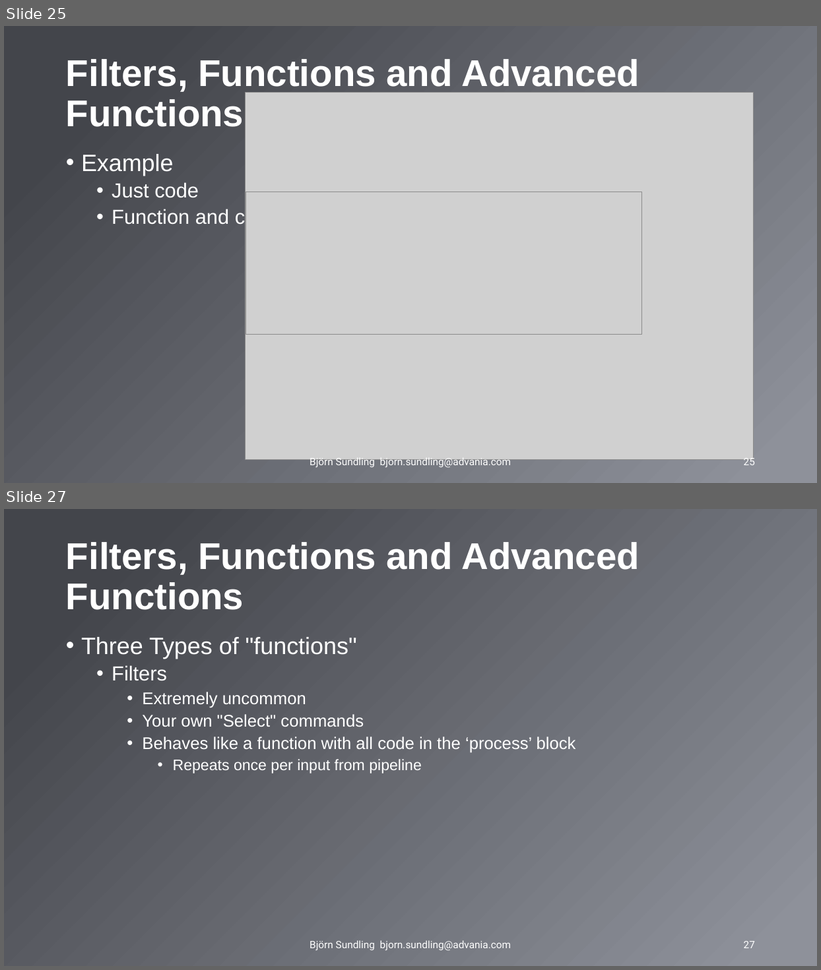
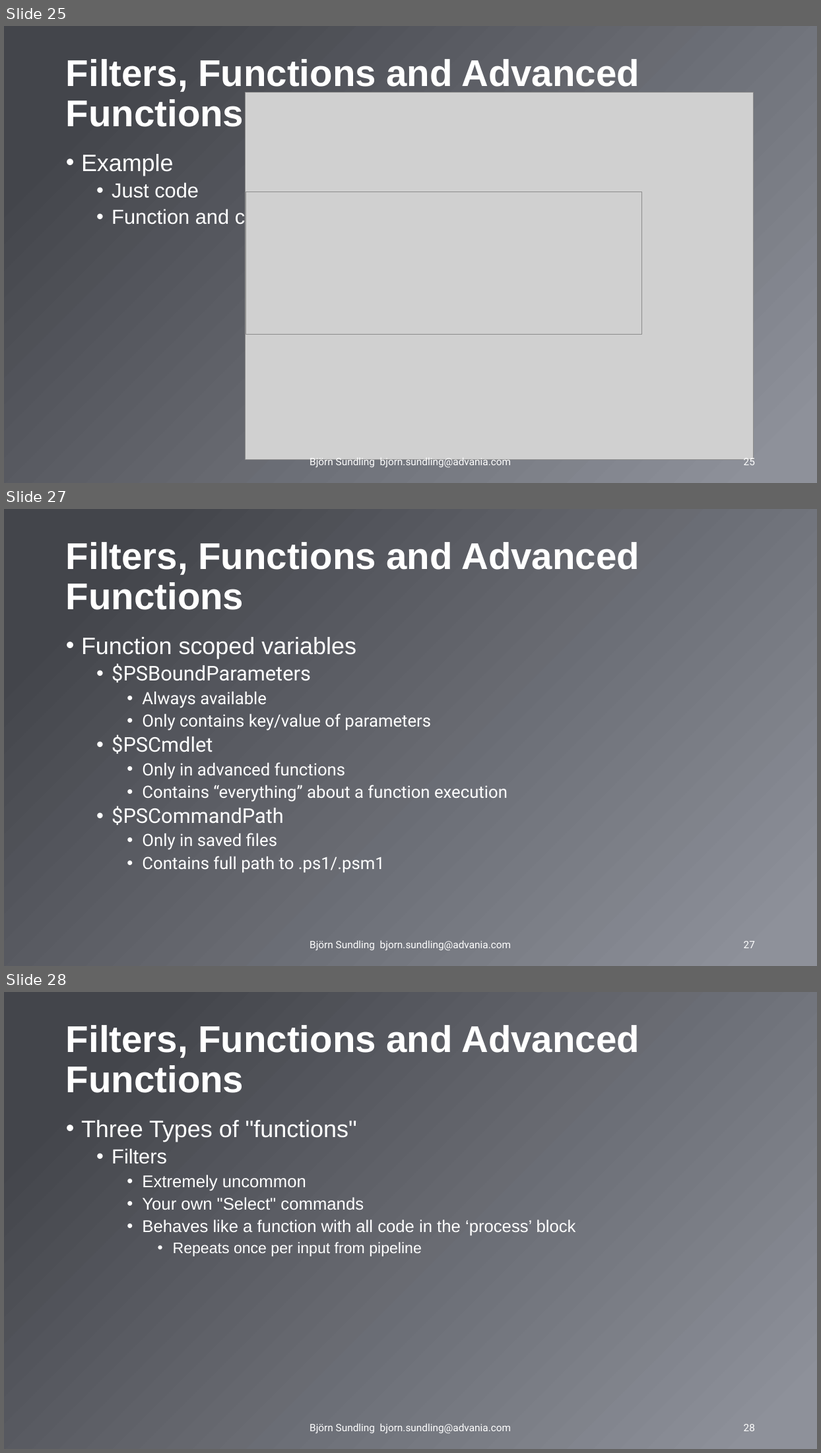
Before and after one commit to AdvaniaSE/PowerShellAdvancedFundamentals, a slide deck: PowerShell Advanced Fundamentals.pptx. Shown one above the other, each under a label of ours: slides 25 and 27 before the commit, slides 25, 27 and 28 after it; the slides between them are not shown. The pictures are 821x970 and 821x1453 pixels, drawn with LibreOffice and Linux fonts; fonts in the diff are those of the drawing; grey boxes stand for pictures; background and template pictures are left out. Boxes give left, top, right and bottom in pixels: in the first picture for what was removed or moved away, otherwise in the second. Text is boxed around its words. In the diff, an @@ line names an element or a change of style, - is before the commit and + after.

```diff
--- a/PowerShell Advanced Fundamentals.pptx
+++ b/PowerShell Advanced Fundamentals.pptx
@@ slide 27 added at box(4, 509, 817, 966), background gradient #43454B to #8E919A @@
@@ title added at box(66, 542, 640, 610), 44 pt, text #FFFFFF, bold @@
+Filters, Functions and Advanced Functions
@@ text added at box(81, 637, 508, 873), 20 pt, text #FFFFFF @@
+• Function scoped variables
+  • $PSBoundParameters
+    • Always available
+    • Only contains key/value of parameters
+  • $PSCmdlet
+    • Only in advanced functions
+    • Contains “everything” about a function execution
+  • $PSCommandPath
+    • Only in saved files
+    • Contains full path to .ps1/.psm1
@@ text added at box(310, 941, 511, 951), 12 pt, text #FFFFFF @@
+Björn Sundling bjorn.sundling@advania.com
@@ page number added at box(744, 941, 755, 949), 12 pt, text #FFFFFF @@
+27
@@ what was slide 27 is now slide 28 @@
@@ page number at box(744, 1424, 755, 1432): text changed @@
-27
+28
```
Also in this commit, not shown: 4 slides changed.
